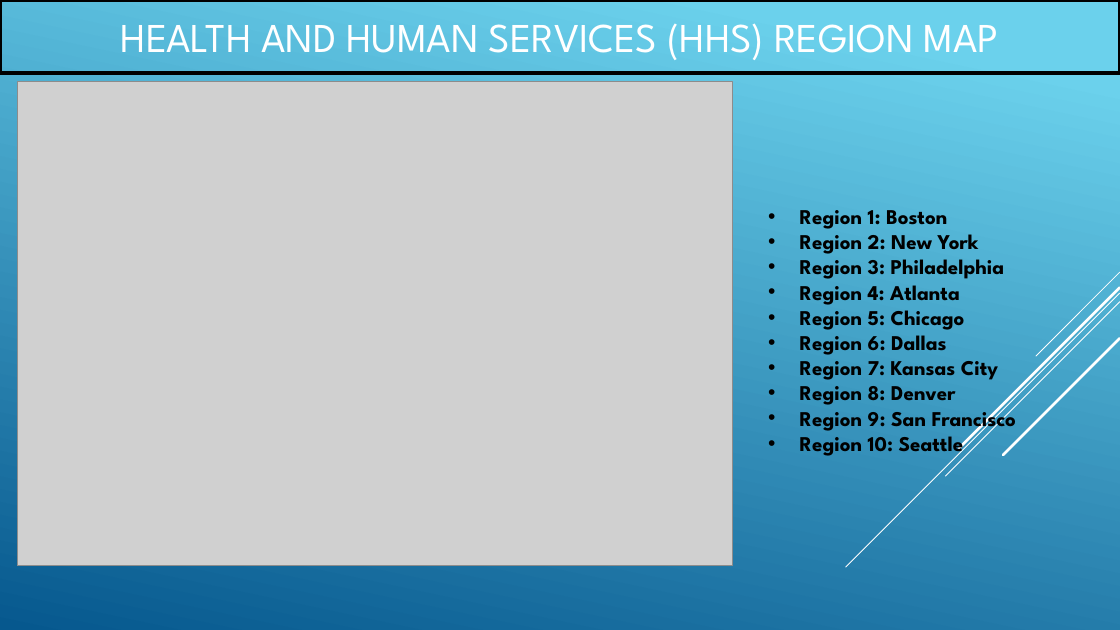
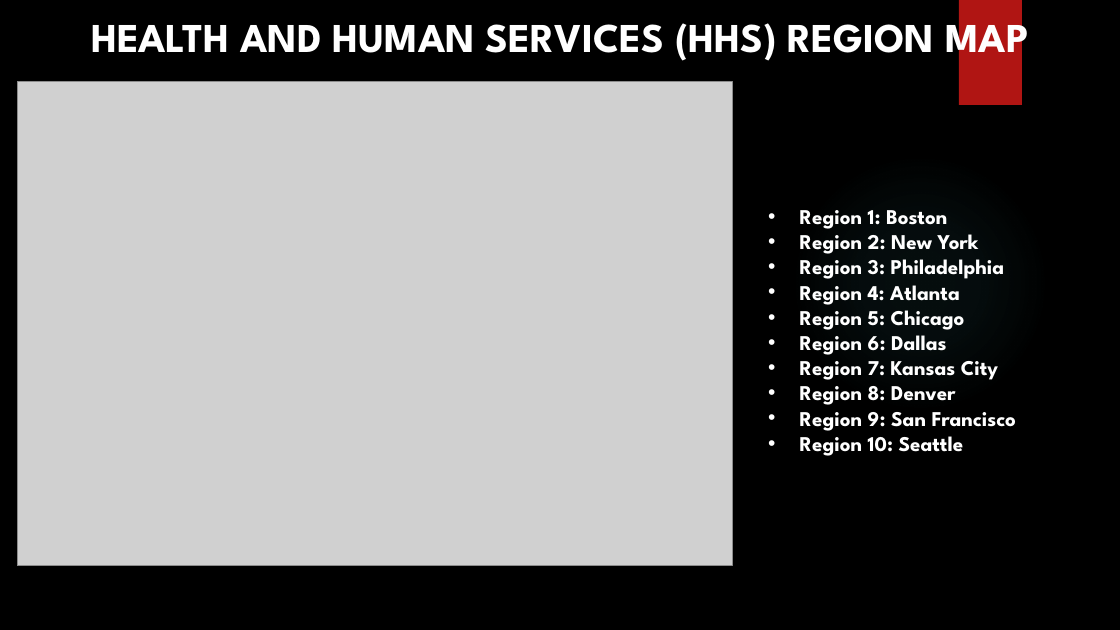
Before and after one commit to mcmonte95/Covid-Variant-Exploration-Project, a slide deck: slide 6 of Results/PresentationSlidedeck_V1.pptx (slide 5 before the commit). Drawn at 1120x630 pixels with LibreOffice and Linux fonts; fonts in the diff are those of the drawing; grey boxes stand for pictures; background and template pictures are left out. Boxes give left, top, right and bottom in pixels: in the first picture for what was removed or moved away, otherwise in the second. Text is boxed around its words. In the diff, an @@ line names an element or a change of style, - is before the commit and + after.

```diff
--- a/Results/PresentationSlidedeck_V1.pptx
+++ b/Results/PresentationSlidedeck_V1.pptx
@@ background gradient #6ED2EB to #06588E to picture (left out) @@
@@ text "HEALTH AND HUMAN SERVICES (HHS) ...": place and size @@
-text "HEALTH AND HUMAN SERVICES (HHS) ..." at <box>0,0,1120,73</box>
+text "HEALTH AND HUMAN SERVICES (HHS) ..." at <box>91,12,1029,65</box>
@@ text "HEALTH AND HUMAN SERVICES (HHS) ..." at <box>91,12,1029,65</box>: bold on; outline #000000 3 pt to none @@
@@ rectangle added at <box>959,0,1022,105</box>, fill #B01513 @@
@@ ellipse added at <box>791,154,1049,413</box>, fill gradient #50B9C1 @@
@@ text "Region 1: Boston" at <box>800,210,1017,456</box>: text colour #000000 to #FFFFFF @@
@@ group removed at <box>846,272,1120,567</box>: 5 lines @@
```
Also in this commit, not shown: 4 other slides changed, 6 slides added, 2 slides removed, 1 other file.
